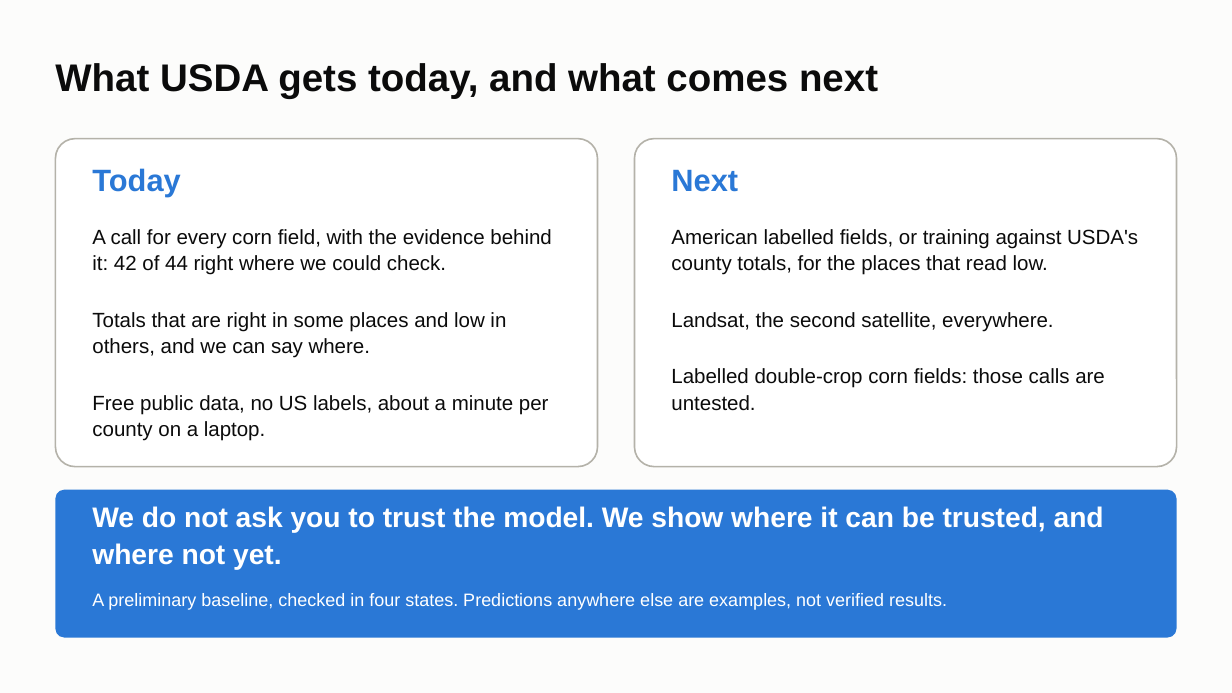
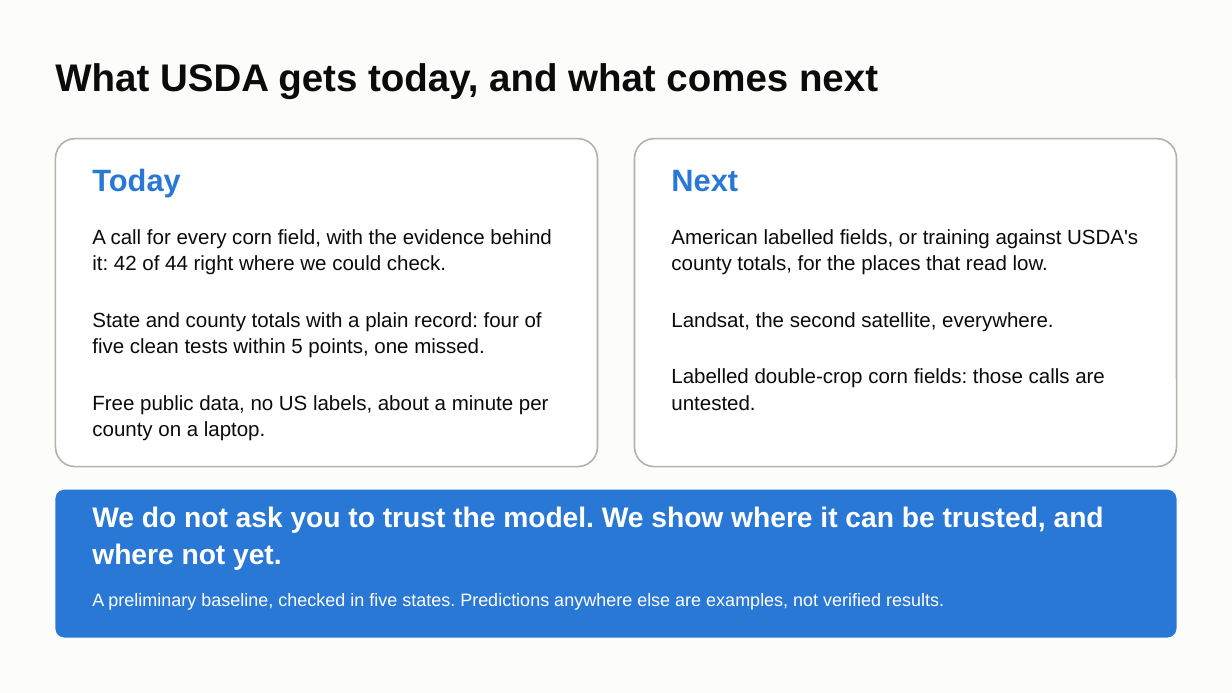
Before and after one commit to ChenSiyun1234/FieldVision, a slide deck: slide 10 of handoff/presentation/FieldVision_model_story.pptx. Drawn at 1232x693 pixels with LibreOffice and Linux fonts; fonts in the diff are those of the drawing. Boxes give left, top, right and bottom in pixels: in the first picture for what was removed or moved away, otherwise in the second. Text is boxed around its words. In the diff, an @@ line names an element or a change of style, - is before the commit and + after.

Commit message:
Final deck: five clean tests, four within 5 points; New York 2025 on the scoreboard

```diff
--- a/handoff/presentation/FieldVision_model_story.pptx
+++ b/handoff/presentation/FieldVision_model_story.pptx
@@ text at box(92, 312, 542, 358): text changed @@
-Totals that are right in some places and low in others, and we can say where.
+State and county totals with a plain record: four of five clean tests within 5 points, one missed.
@@ text at box(92, 593, 944, 610): text changed @@
-A preliminary baseline, checked in four states. Predictions anywhere else are examples, not verified results.
+A preliminary baseline, checked in five states. Predictions anywhere else are examples, not verified results.
```
Also in this commit, not shown: 4 other slides changed, 2 other files.
